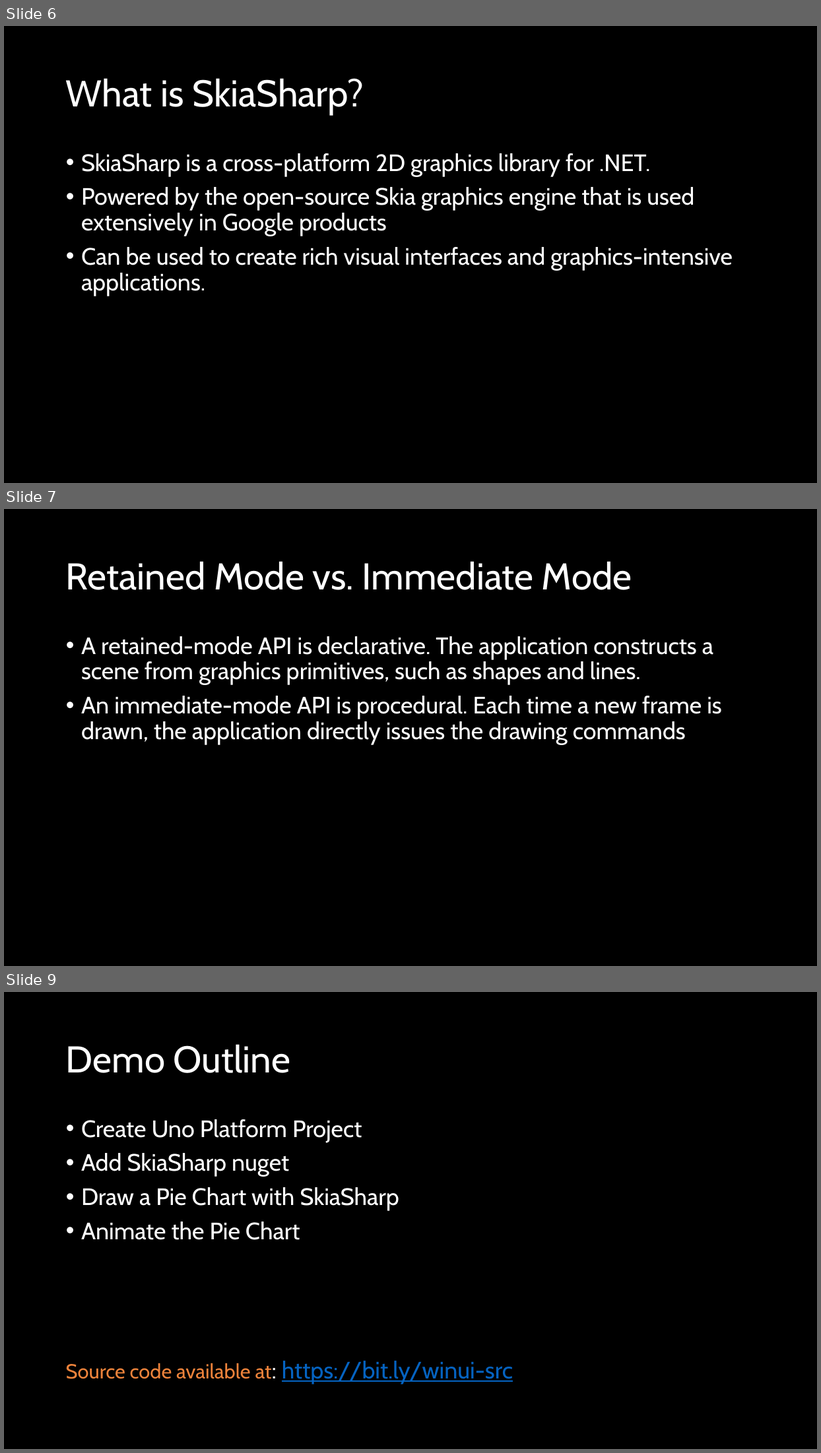
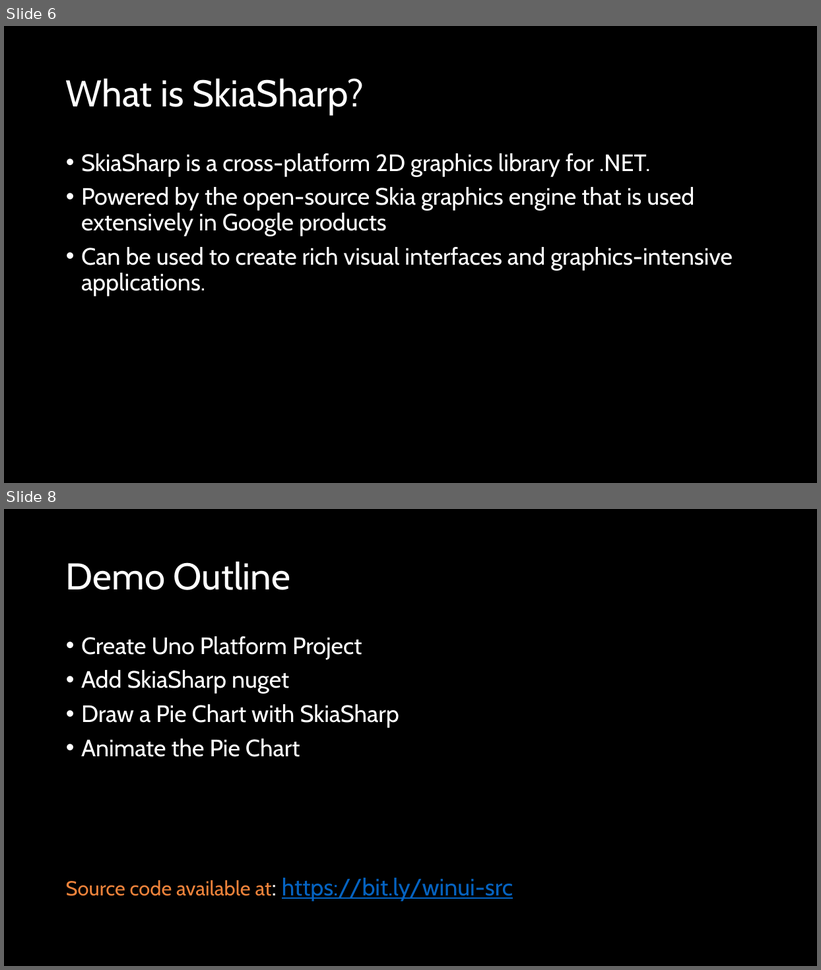
Before and after one commit to darenm/DDD-SkiaUno, a slide deck: Docs/DDD-2023-Oct-High-performance-graphics.pptx. Shown one above the other, each under a label of ours: slides 6, 7 and 9 before the commit, slides 6 and 8 after it; the slides between them are not shown. The pictures are 821x1453 and 821x970 pixels, drawn with LibreOffice and Linux fonts; fonts in the diff are those of the drawing; background and template pictures are left out. Boxes give left, top, right and bottom in pixels: in the first picture for what was removed or moved away, otherwise in the second. Text is boxed around its words. In the diff, an @@ line names an element or a change of style, - is before the commit and + after.

```diff
--- a/Docs/DDD-2023-Oct-High-performance-graphics.pptx
+++ b/Docs/DDD-2023-Oct-High-performance-graphics.pptx
@@ slide 7 removed at [4, 509, 817, 966], background picture (left out) @@
@@ title removed at [66, 561, 632, 590] @@
-Retained Mode vs. Immediate Mode
@@ text removed at [81, 636, 721, 745] @@
-• A retained-mode API is declarative. The application constructs a scene from graphics primitives, such as shapes and lines.
-• An immediate-mode API is procedural. Each time a new frame is drawn, the application directly issues the drawing commands
@@ what was slide 9 is now slide 8 @@
```
Also in this commit, not shown: 3 slides changed, 3 other files.
